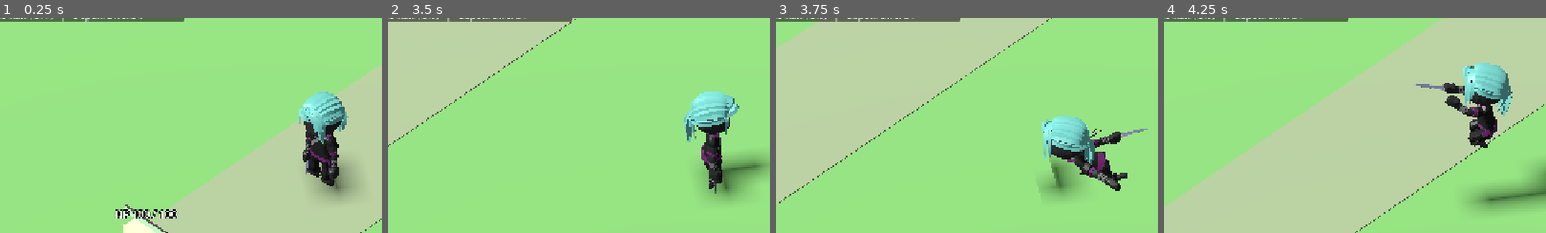
Above: before the commit, frames 1-4 (left to right).
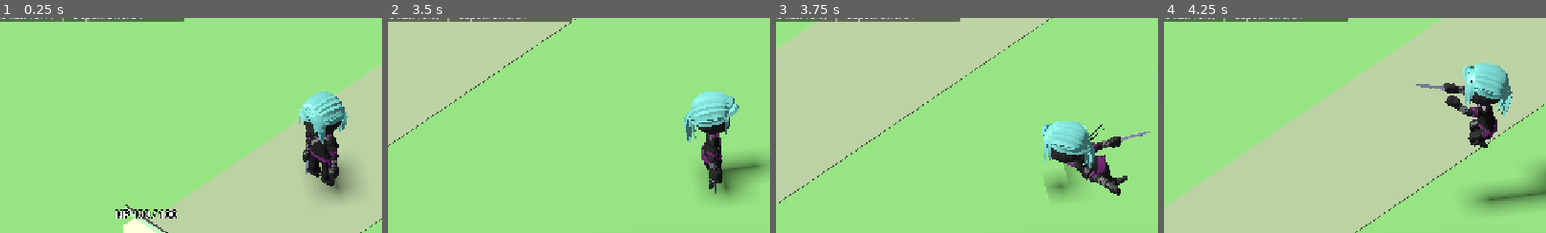
Above: after the commit, the same moments.

Repository: levian47/riskfate-3d-pro
Game: Godot game, scene res://main.tscn
Two runs of this game, one before a commit and one after it. Both use one fixed random seed, a clock stepped at 60 frames per second and the inputs below.
Inputs (mouse positions are % of the whole screen's width and height, from its top left):
- Up to frame 1 (0.25 s): no input
- Up to frame 2 (3.5 s): tap Enter at 0.5 s; move the mouse to (72, 45) at 0.52 s; hold D 0.53-1.25 s; hold Shift 0.53-1.25 s; click (72, 45) at 0.67 s; tap Space at 0.77 s; drag from (30, 55) to (45, 70) at 1.27 s; move the mouse to (60, 28) at 2.02 s; hold D 2.03-2.75 s; tap R at 2.1 s; drag from (45, 70) to (20, 35) at 2.77 s
- Up to frame 3 (3.75 s): move the mouse to (80, 65) at 3.52 s; hold A from 3.53 s (still down); hold Shift from 3.53 s (still down)
- Up to frame 4 (4.25 s): keep holding A; keep holding Shift; tap Space at 3.77 s
The pictures show only the part of the screen within x 8-58%, y 19-69%; the shares and areas given below are measured in that part.

Frames 1-2 are identical in both runs. In frame 3, 2.9% of the frame differs, in the area x 68-98%, y 45-83%; in frame 4, nothing differs.

Commit message:
Target Godot-renamed Body_2 pelvis bone for Naruto crouch

Diff:
--- a/assets/animations/naruto_run_fullbody.tres
+++ b/assets/animations/naruto_run_fullbody.tres
@@ -99,14 +99,14 @@
 tracks/13/type = "position_3d"
 tracks/13/imported = false
 tracks/13/enabled = true
-tracks/13/path = NodePath("CharacterArmature/Skeleton3D:Body")
+tracks/13/path = NodePath("CharacterArmature/Skeleton3D:Body_2")
 tracks/13/interp = 1
 tracks/13/loop_wrap = true
 tracks/13/keys = PackedFloat32Array(0, 1, 0.00215304946, 0.857081032, 0.016690366, 0.0151162786, 1, 0.00215304946, 0.85 …(2468 unchanged characters)…
 tracks/14/type = "rotation_3d"
 tracks/14/imported = false
 tracks/14/enabled = true
-tracks/14/path = NodePath("CharacterArmature/Skeleton3D:Body")
+tracks/14/path = NodePath("CharacterArmature/Skeleton3D:Body_2")
 tracks/14/interp = 1
 tracks/14/loop_wrap = true
 tracks/14/keys = PackedFloat32Array(0, 1, -3.55269335e-15, 1.19209332e-7, -8.47034058e-22, 1, 0.0151162786, 1, -3.55269 …(2897 unchanged characters)…
--- a/characters/player/animation_builder.gd
+++ b/characters/player/animation_builder.gd
@@ -15,7 +15,7 @@
 # Body is the shared pelvis and thigh root; Hips is the separate spine hinge.
 # Naruto lowers Body, bends the ORIGINAL Ninja legs to preserve ankle targets,
 # and keeps Foot.L / Foot.R helpers unchanged. No runtime IK solver needed.
-const NARUTO_POSE_BONES := ["Body", "Hips", "UpperLeg.L", "LowerLeg.L", "UpperLeg.R", "LowerLeg.R"] + UPPER_BODY_BONES
+const NARUTO_POSE_BONES := ["Body_2", "Hips", "UpperLeg.L", "LowerLeg.L", "UpperLeg.R", "LowerLeg.R"] + UPPER_BODY_BONES
 
 static func preserve_naruto_pose_during_attack(tree: AnimationTree, active: bool) -> void:
 	if tree == null:
--- a/tests/gameplay_smoke.gd
+++ b/tests/gameplay_smoke.gd
@@ -98,10 +98,10 @@
 	for bone_name in ANIMATION_BUILDER.NARUTO_POSE_BONES:
 		if not _require(naruto_bones.has(bone_name) and naruto_layer.is_path_filtered(NodePath("CharacterArmature/Skeleton3D:" + bone_name)), "Naruto crouch must animate each mapped bone: " + bone_name):
 			return
-	for bone_name in ["Body", "UpperLeg.L", "LowerLeg.L", "UpperLeg.R", "LowerLeg.R"]:
+	for bone_name in ["Body_2", "UpperLeg.L", "LowerLeg.L", "UpperLeg.R", "LowerLeg.R"]:
 		if not _require(position_tracks.has(bone_name) and rotation_tracks.has(bone_name), "Native leg crouch must supply both position and rotation: " + bone_name):
 			return
-	for bone_name in ["Body_2", "Foot.L", "Foot.R"]:
+	for bone_name in ["Foot.L", "Foot.R"]:
 		if not _require(not naruto_bones.has(bone_name) and not naruto_layer.is_path_filtered(NodePath("CharacterArmature/Skeleton3D:" + bone_name)), "Naruto must preserve original independent foot helpers: " + bone_name):
 			return
 	# The Ninja Run input must have a separate branch: Godot rejects connecting
@@ -110,7 +110,7 @@
 		return
 	var source_run := ANIMATION_BUILDER.find_clip(game.get("animator") as AnimationPlayer, "Run")
 	var run_asset := (game.get("animator") as AnimationPlayer).get_animation(source_run)
-	var body_path := NodePath("CharacterArmature/Skeleton3D:Body")
+	var body_path := NodePath("CharacterArmature/Skeleton3D:Body_2")
 	var native_body_track := run_asset.find_track(body_path, Animation.TYPE_POSITION_3D)
 	var crouch_body_track := NARUTO_FULL.find_track(body_path, Animation.TYPE_POSITION_3D)
 	if not _require(native_body_track >= 0 and crouch_body_track >= 0, "Both runs must provide the pelvis position curve"):
@@ -143,7 +143,7 @@
 	if not _require(locomotion_skeleton != null and locomotion_skeleton.find_bone("UpperLeg.L") >= 0, "Ninja skeleton needs left upper leg to test Naruto stride"):
 		return
 	var leg_index := locomotion_skeleton.find_bone("UpperLeg.L")
-	var body_index := locomotion_skeleton.find_bone("Body")
+	var body_index := locomotion_skeleton.find_bone("Body_2")
 	var lower_left_index := locomotion_skeleton.find_bone("LowerLeg.L")
 	var lower_right_index := locomotion_skeleton.find_bone("LowerLeg.R")
 	var foot_left_index := locomotion_skeleton.find_bone("Foot.L")
